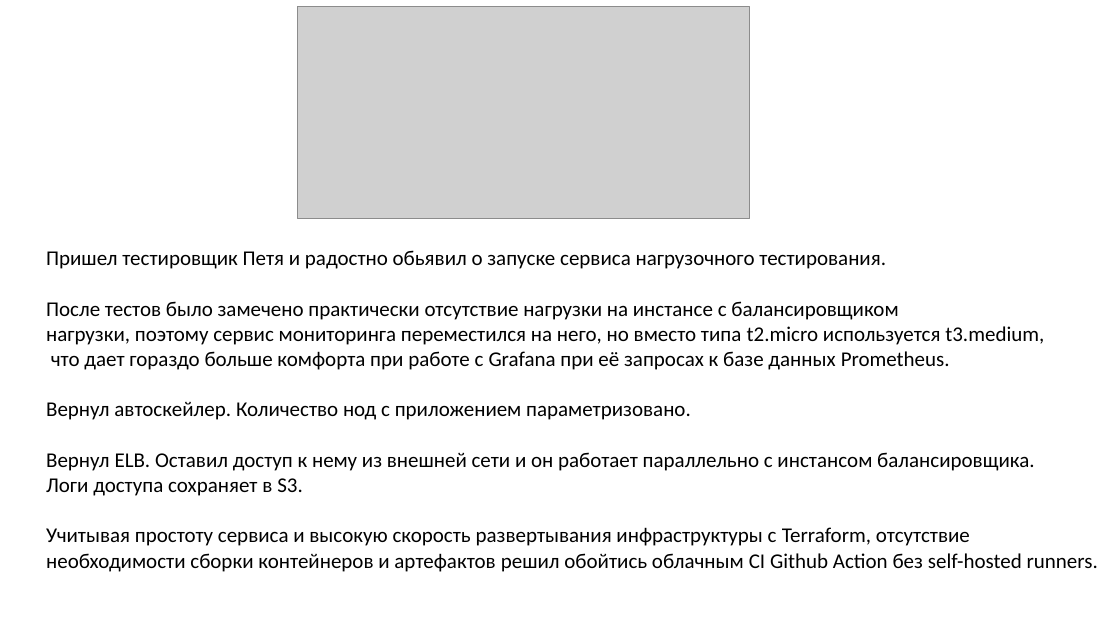
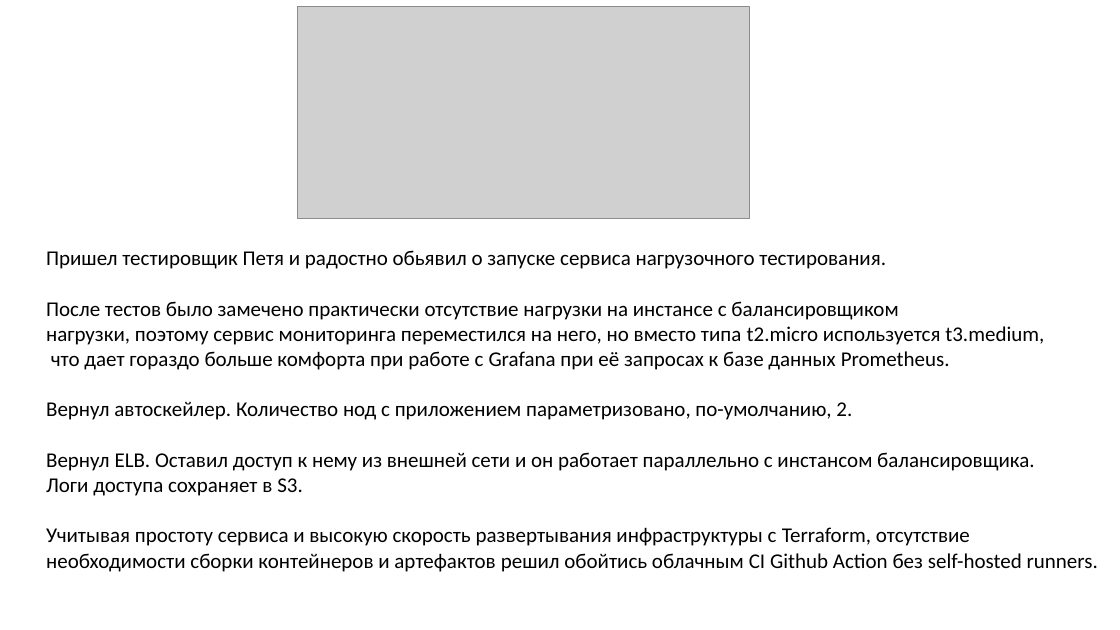
Before and after one commit to runalsh/yandex-young-devops-training, a slide deck: slide 15 of presentation.pptx. Drawn at 1120x630 pixels with LibreOffice and Linux fonts; fonts in the diff are those of the drawing; grey boxes stand for pictures. Boxes give left, top, right and bottom in pixels: in the first picture for what was removed or moved away, otherwise in the second. Text is boxed around its words. In the diff, an @@ line names an element or a change of style, - is before the commit and + after.

```diff
--- a/presentation.pptx
+++ b/presentation.pptx
@@ text at box(46, 402, 852, 420): text changed @@
-Вернул автоскейлер. Количество нод с приложением параметризовано.
+Вернул автоскейлер. Количество нод с приложением параметризовано, по-умолчанию, 2.
```
Also in this commit, not shown: 5 other slides changed, 2 slides added.
